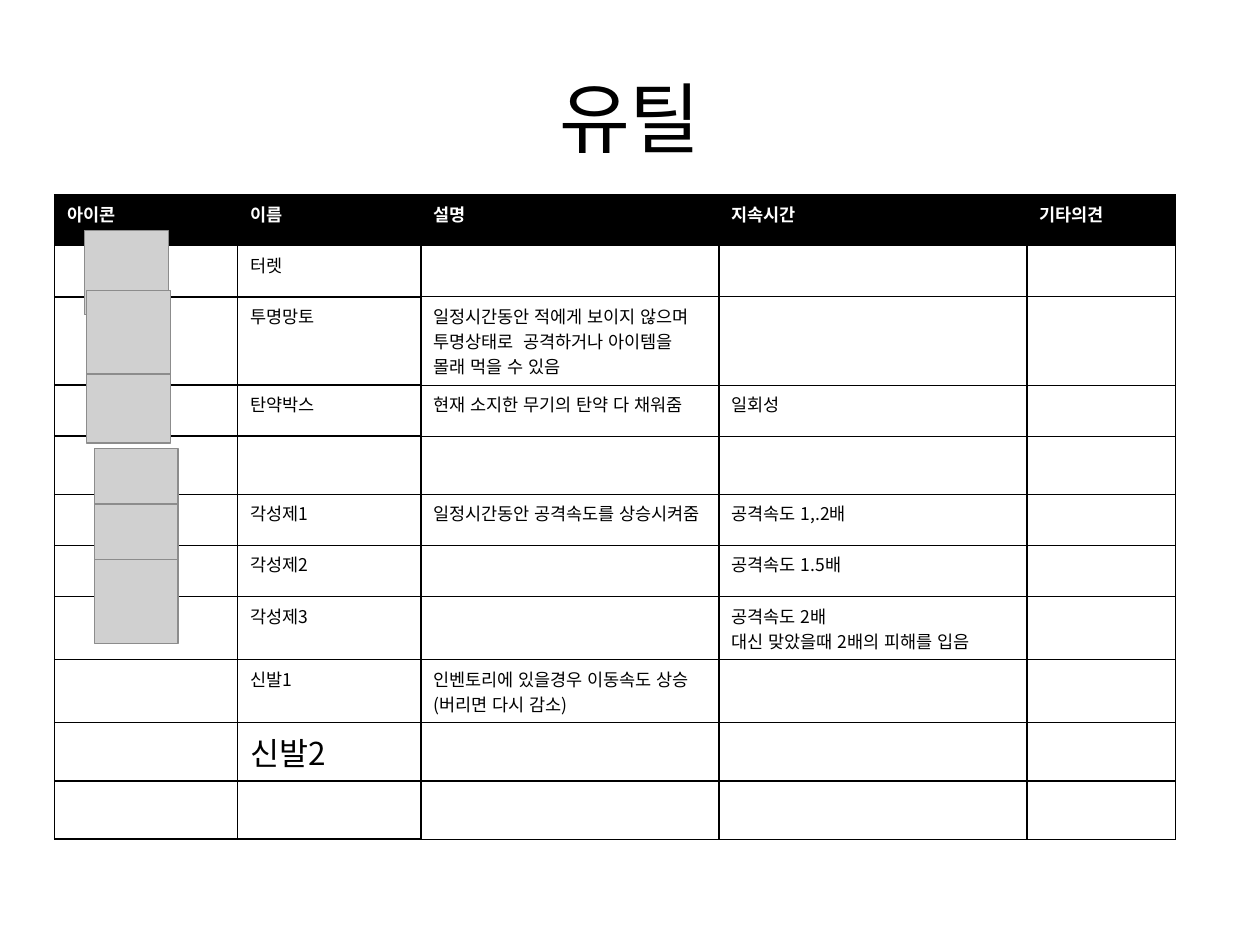
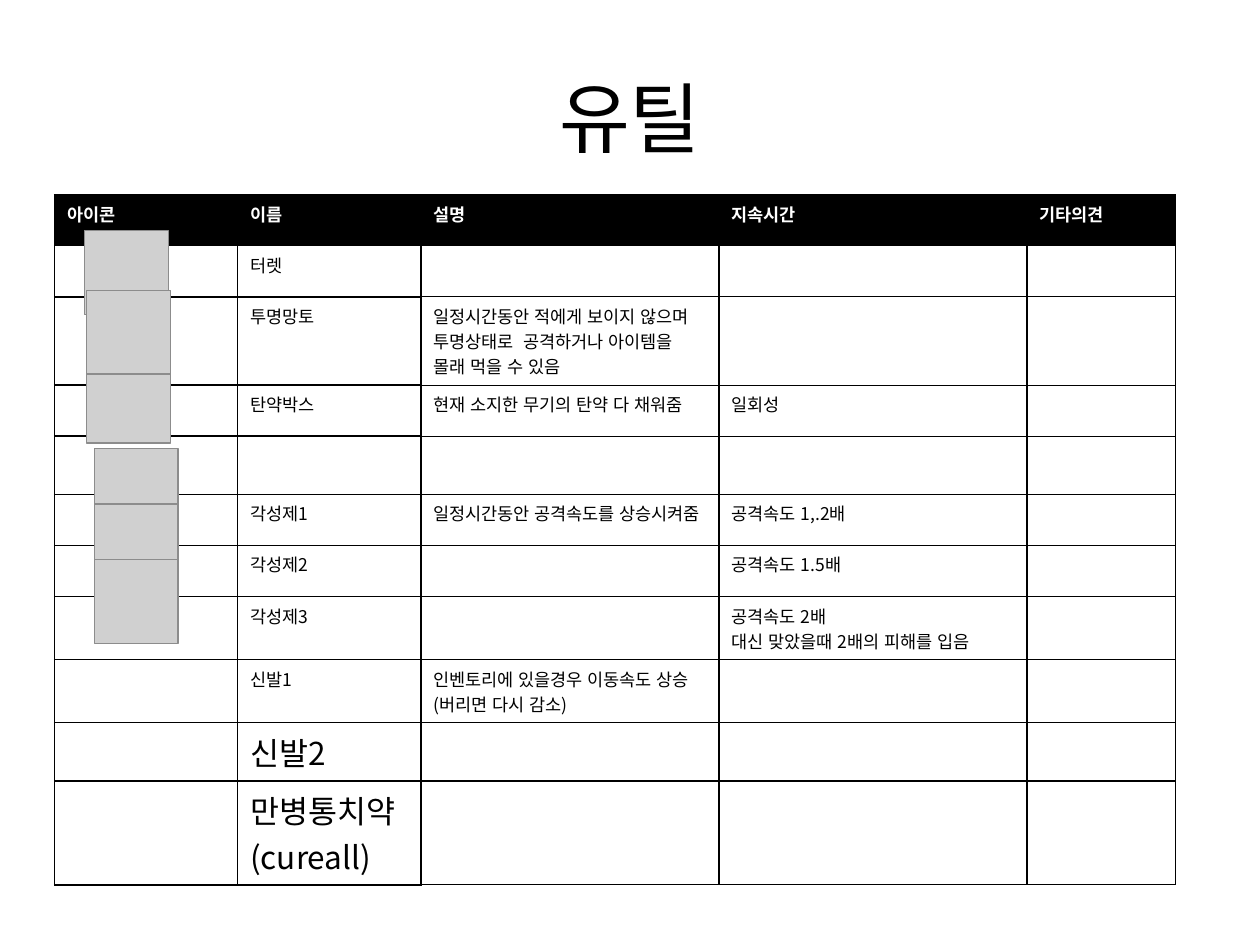
Before and after one commit to gkdlgndpdu/EscapeJail, a slide deck: slide 10 of EscapeJail/Assets/기획/스테이지1기획.pptx. Drawn at 1260x945 pixels with LibreOffice and Linux fonts; fonts in the diff are those of the drawing; grey boxes stand for pictures. Boxes give left, top, right and bottom in pixels: in the first picture for what was removed or moved away, otherwise in the second. Text is boxed around its words. In the diff, an @@ line names an element or a change of style, - is before the commit and + after.

```diff
--- a/EscapeJail/Assets/기획/스테이지1기획.pptx
+++ b/EscapeJail/Assets/기획/스테이지1기획.pptx
@@ table at (54, 195, 1174, 879) @@
-row 11, column 2: 
+row 11, column 2: 만병통치약(cureall)
```
Also in this commit, not shown: 2 other slides changed, 19 other files.
